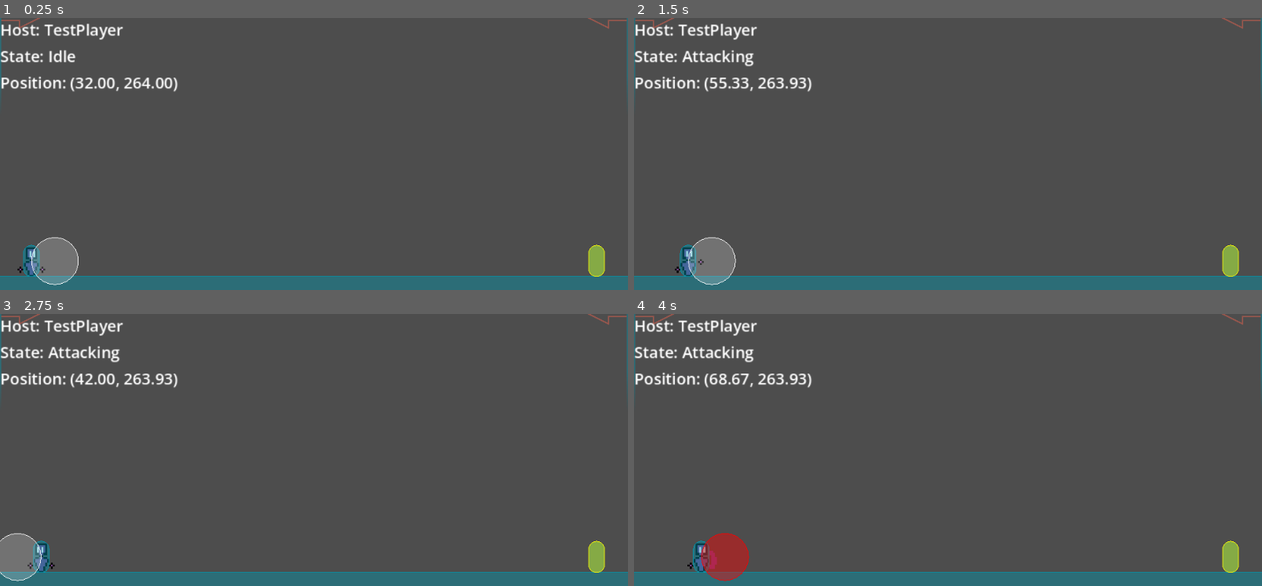
Above: before the commit, frames 1-4 (two rows, left to right).
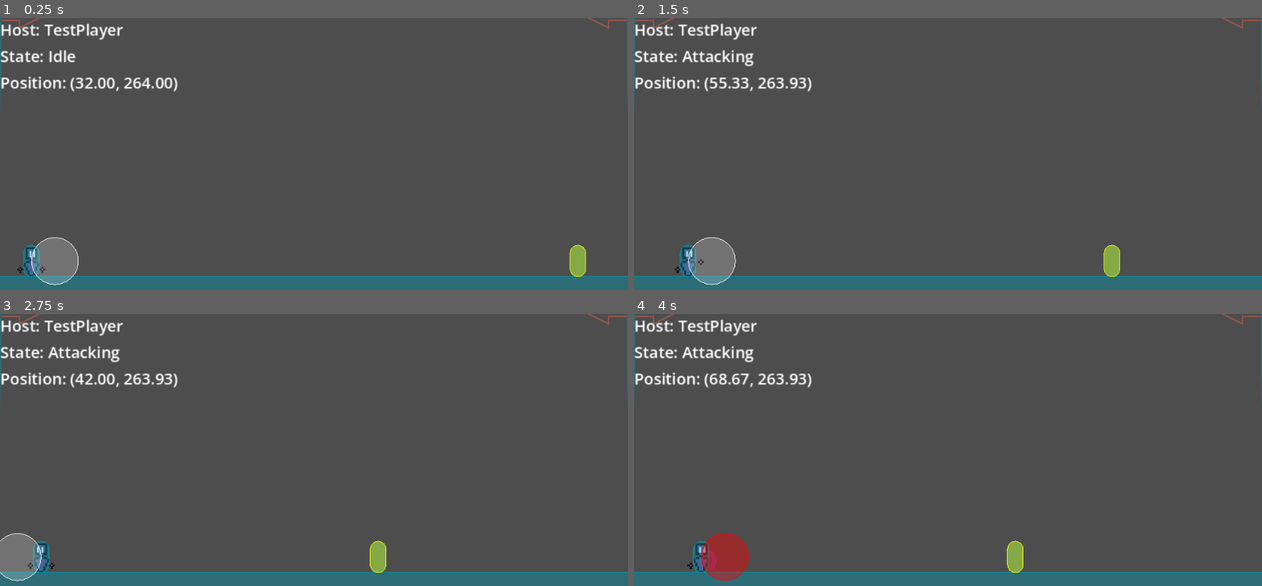
Above: after the commit, the same moments.

Repository: paruparo-dev/dreams-and-nightmares
Game: Godot game, scene res://src/core/Game.tscn
Two runs of this game, one before a commit and one after it. Both use one fixed random seed, a clock stepped at 60 frames per second and the inputs below.
Inputs:
- Up to frame 1 (0.25 s): no input
- Up to frame 2 (1.5 s): hold D (MoveRight) from 0.53 s (still down); tap J (Attack) at 0.6, 1.35 s; tap Space (Jump) at 0.77 s
- Up to frame 3 (2.75 s): tap Space (Jump) at 1.52 s; release D (MoveRight) at 2.03 s; hold A (MoveLeft) from 2.03 s (still down); tap J (Attack) at 2.1 s
- Up to frame 4 (4 s): release A (MoveLeft) at 2.78 s; hold D (MoveRight) from 2.78 s (still down); tap J (Attack) at 2.85, 3.6 s; tap Space (Jump) at 3.02, 3.77 s

The runs differ from the first frame. In frame 1, 0.6% of the frame differs, in the area x 90-97%, y 83-96%; in frame 2, 0.6%; in frame 3, 0.6%; in frame 4, 0.6%.
Error before the commit: Parse Error: There is already a variable named "target_direction" declared in this scope. (res://src/states/characters/TestBot/WanderingState.gd:51)
Error after the commit: Invalid access to property or key 'died' on a base object of type 'null instance'. (res://src/characters/TestPlayer.gd:18)

Commit message:
feat: add default chase distance requirement for wandering state - added null target check

Diff:
--- a/src/states/characters/TestBot/WanderingState.gd
+++ b/src/states/characters/TestBot/WanderingState.gd
@@ -2,7 +2,7 @@
 
 
 @export var max_speed : float = 100
-@export var chase_distance : float = 100
+@export var chase_distance : float = 150
 
 
 var target : Node2D
@@ -46,7 +46,9 @@
 			target_pos.x = host.global_position.x + remaining_distance * wander_direction
 			target_pos.y = host.global_position.y
 
-	var target_direction : int = sign(host.global_position.direction_to(target.global_position).x)
+	if target == null:
+		return
+
 	var target_distance : float = (target.global_position.x - host.global_position.x)
 	var target_direction : int = sign(target_distance)
 
